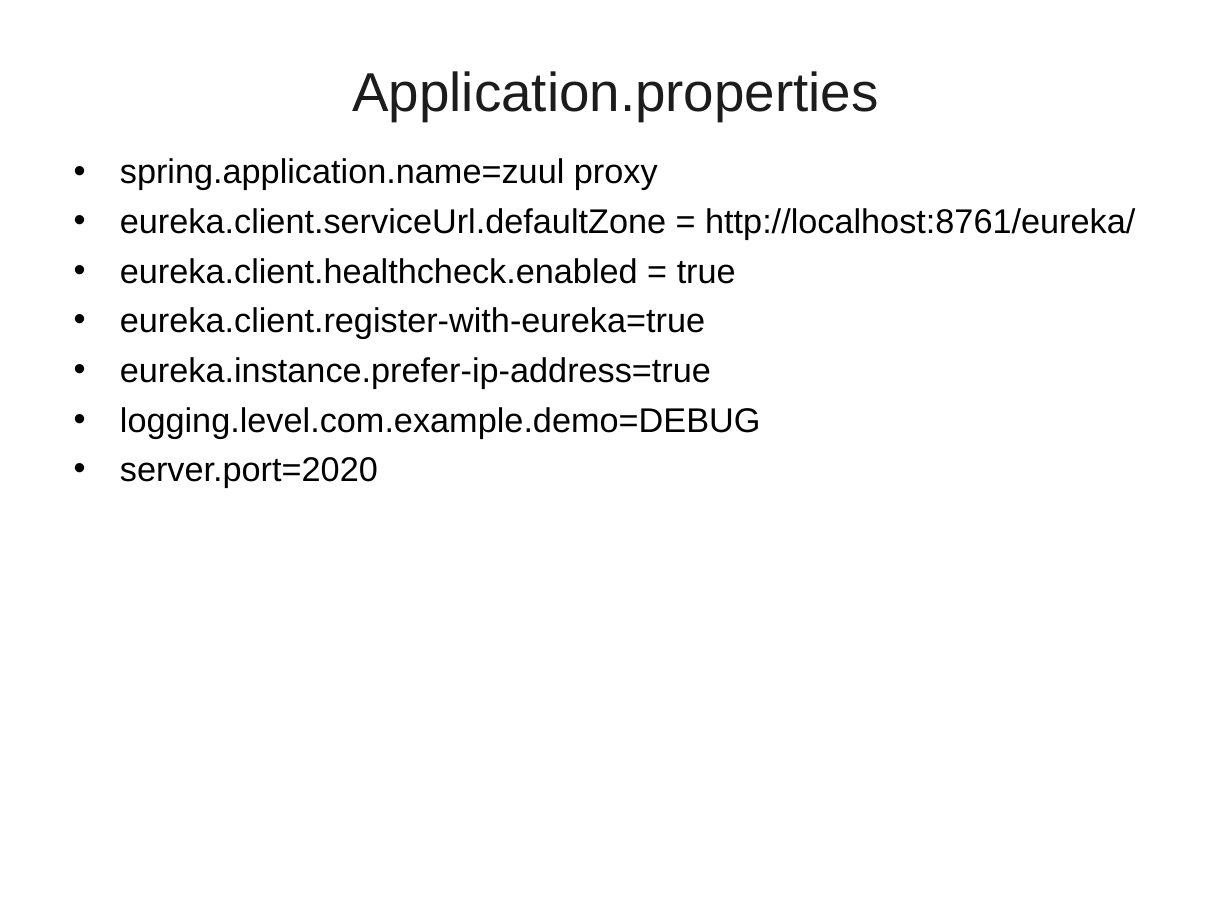
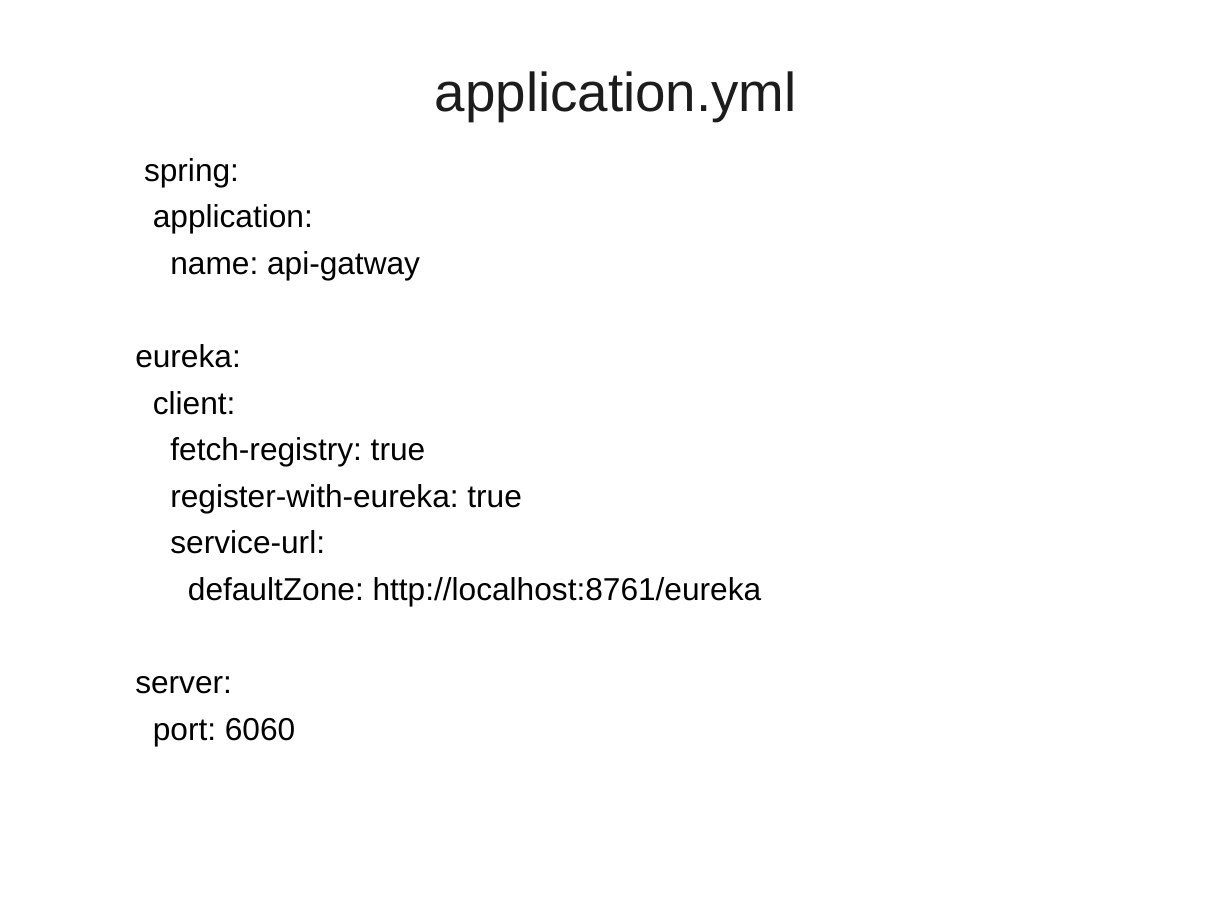
Before and after one commit to vatsank/spring_presentations, a slide deck: slide 142 of SpringMicroService_Module1_Ver01.ppt (slide 145 before the commit). Drawn at 1232x924 pixels with LibreOffice and Linux fonts; fonts in the diff are those of the drawing; background and template pictures are left out. Boxes give left, top, right and bottom in pixels: in the first picture for what was removed or moved away, otherwise in the second. Text is boxed around its words. In the diff, an @@ line names an element or a change of style, - is before the commit and + after.

```diff
--- a/SpringMicroService_Module1_Ver01.ppt
+++ b/SpringMicroService_Module1_Ver01.ppt
@@ title at bbox=[435, 71, 797, 121]: text changed @@
-Application.properties
+application.yml
@@ text at bbox=[135, 158, 762, 746]: text changed; size 20 to 18.5 pt @@
-• spring.application.name=zuul proxy
-• eureka.client.serviceUrl.defaultZone = http://localhost:8761/eureka/
-• eureka.client.healthcheck.enabled = true
-• eureka.client.register-with-eureka=true
-• eureka.instance.prefer-ip-address=true
-• logging.level.com.example.demo=DEBUG
-• server.port=2020
+  spring:
+  application:
+  name: api-gatway
+  eureka:
+  client:
+  fetch-registry: true
+  register-with-eureka: true
+  service-url:
+  defaultZone: http://localhost:8761/eureka
+  server:
+  port: 6060
```
Also in this commit, not shown: 5 other slides changed, 5 slides added, 2 slides removed, 2 other files.
